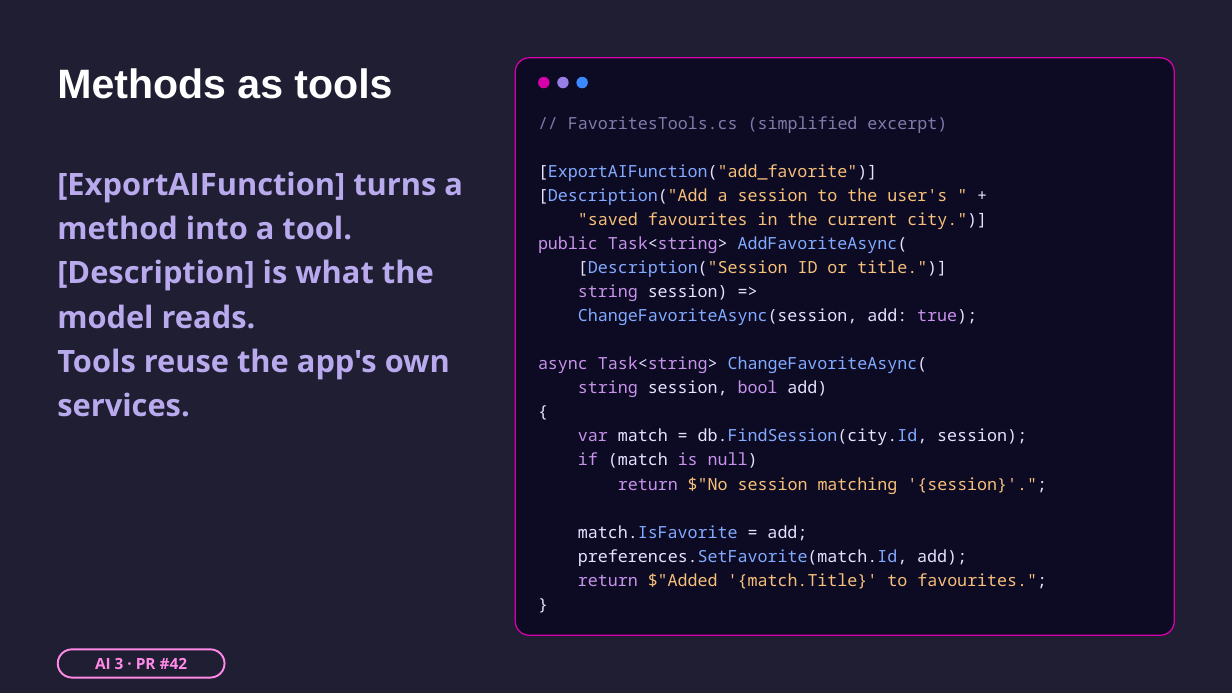
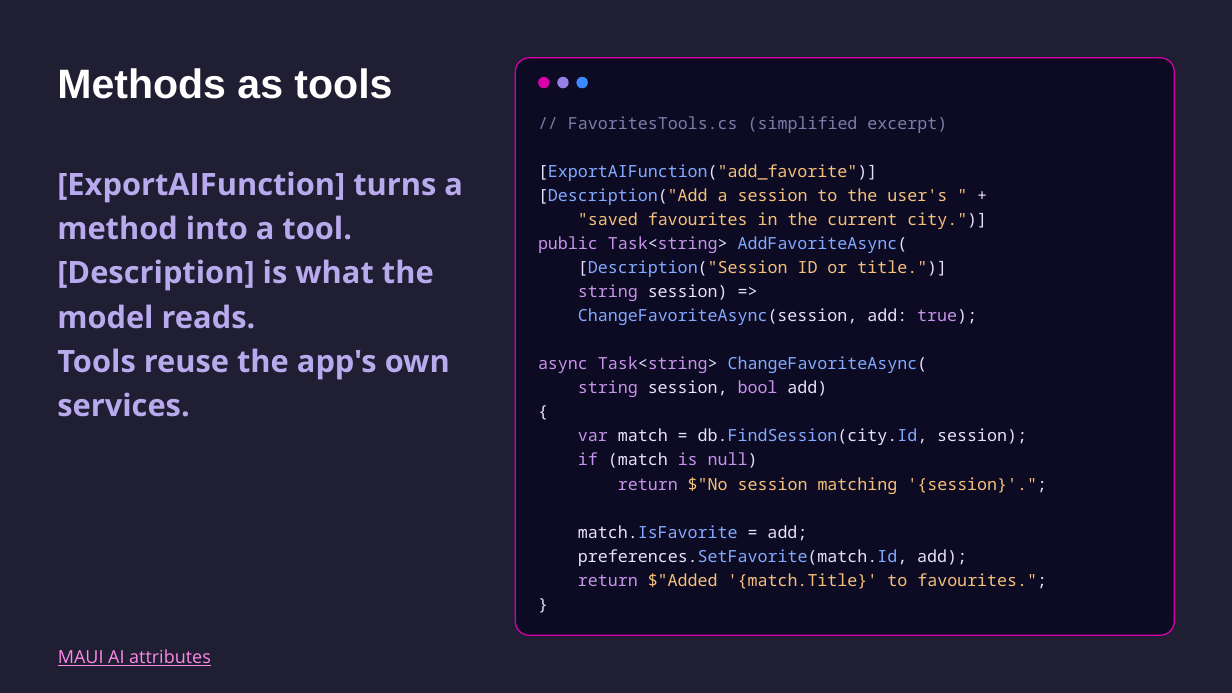
Before and after one commit to mattleibow/dotnetconf2026, a slide deck: slide 20 of slides.pptx (slide 18 before the commit). Drawn at 1232x693 pixels with LibreOffice and Linux fonts; fonts in the diff are those of the drawing. Boxes give left, top, right and bottom in pixels: in the first picture for what was removed or moved away, otherwise in the second. Text is boxed around its words. In the diff, an @@ line names an element or a change of style, - is before the commit and + after.

```diff
--- a/slides.pptx
+++ b/slides.pptx
@@ rounded rectangle removed at (57, 650, 225, 678) @@
-AI 3 · PR #42
@@ text added at (58, 649, 211, 666), 14 pt, text #FF89E7, underline @@
+MAUI AI attributes
```
Also in this commit, not shown: 13 other slides changed, 2 slides added.
